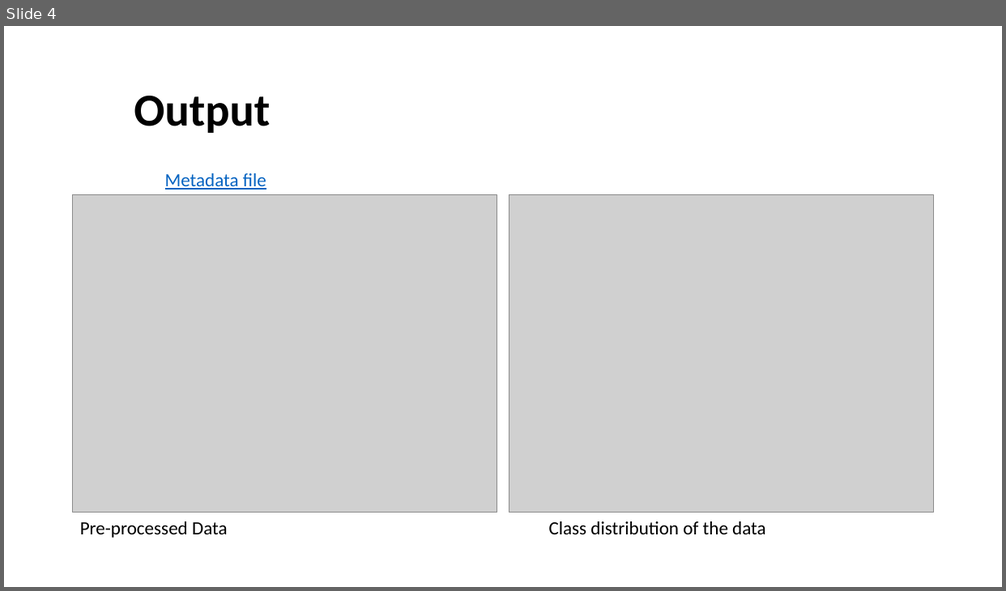
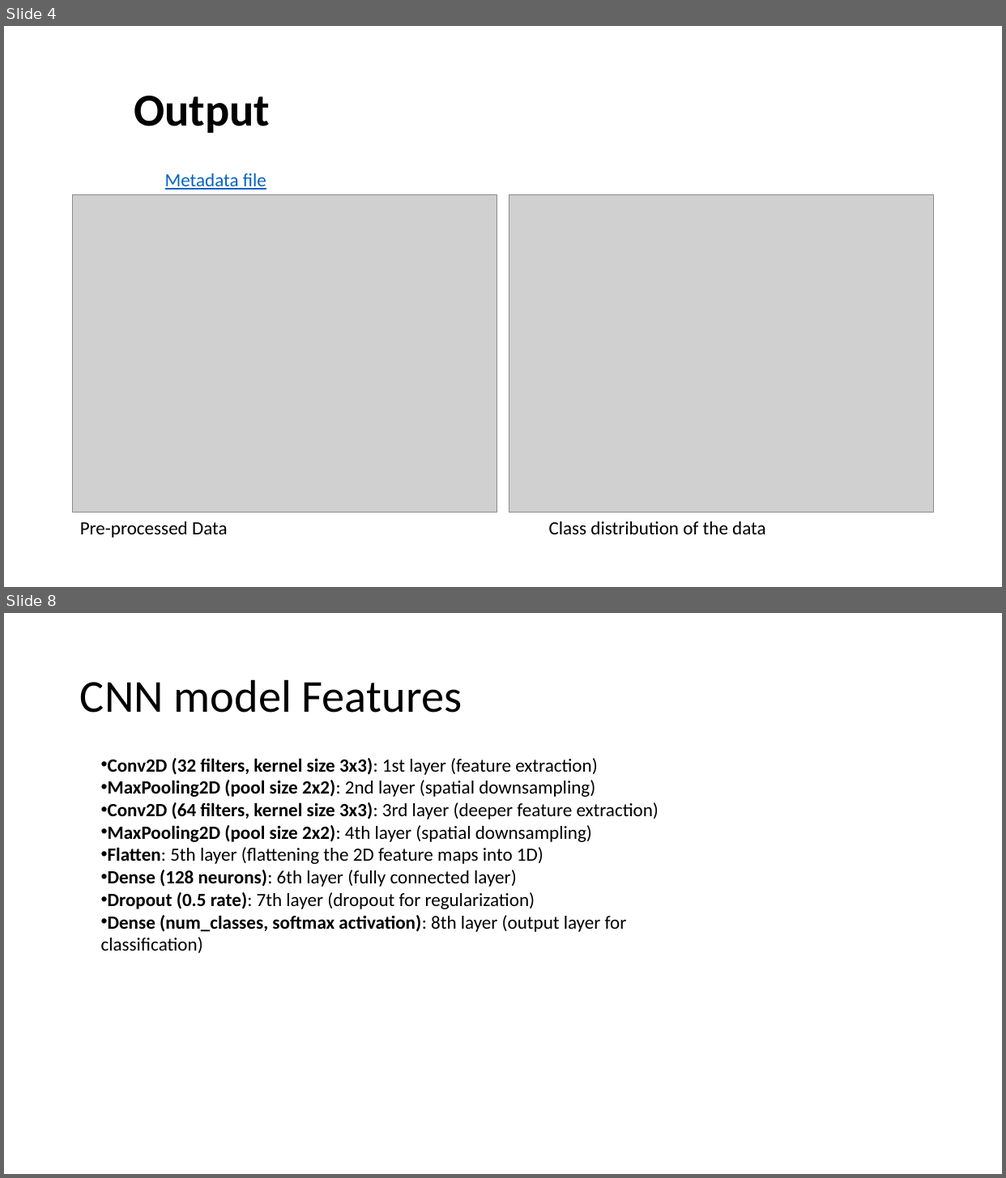
Before and after one commit to keerthan-ugrani/Praktikum, a slide deck: Internship-1.pptx. Shown one above the other, each under a label of ours: slide 4 before the commit, slides 4 and 8 after it; the slides between them are not shown. The pictures are 1006x591 and 1006x1178 pixels, drawn with LibreOffice and Linux fonts; fonts in the diff are those of the drawing; grey boxes stand for pictures. Boxes give left, top, right and bottom in pixels: in the first picture for what was removed or moved away, otherwise in the second. Text is boxed around its words. In the diff, an @@ line names an element or a change of style, - is before the commit and + after.

```diff
--- a/Internship-1.pptx
+++ b/Internship-1.pptx
@@ slide 8 added at [4, 613, 1002, 1174], background #FFFFFF @@
@@ title added at [80, 679, 462, 713], 44 pt, text #000000 @@
+CNN model Features
@@ text added at [101, 758, 658, 953], 18 pt, text #000000 @@
+• Conv2D (32 filters, kernel size 3x3): 1st layer (feature extraction)
+• MaxPooling2D (pool size 2x2): 2nd layer (spatial downsampling)
+• Conv2D (64 filters, kernel size 3x3): 3rd layer (deeper feature extraction)
+• MaxPooling2D (pool size 2x2): 4th layer (spatial downsampling)
+• Flatten: 5th layer (flattening the 2D feature maps into 1D)
+• Dense (128 neurons): 6th layer (fully connected layer)
+• Dropout (0.5 rate): 7th layer (dropout for regularization)
+• Dense (num_classes, softmax activation): 8th layer (output layer for classification)
```
Also in this commit, not shown: 6 other slides added, 19 other files.
